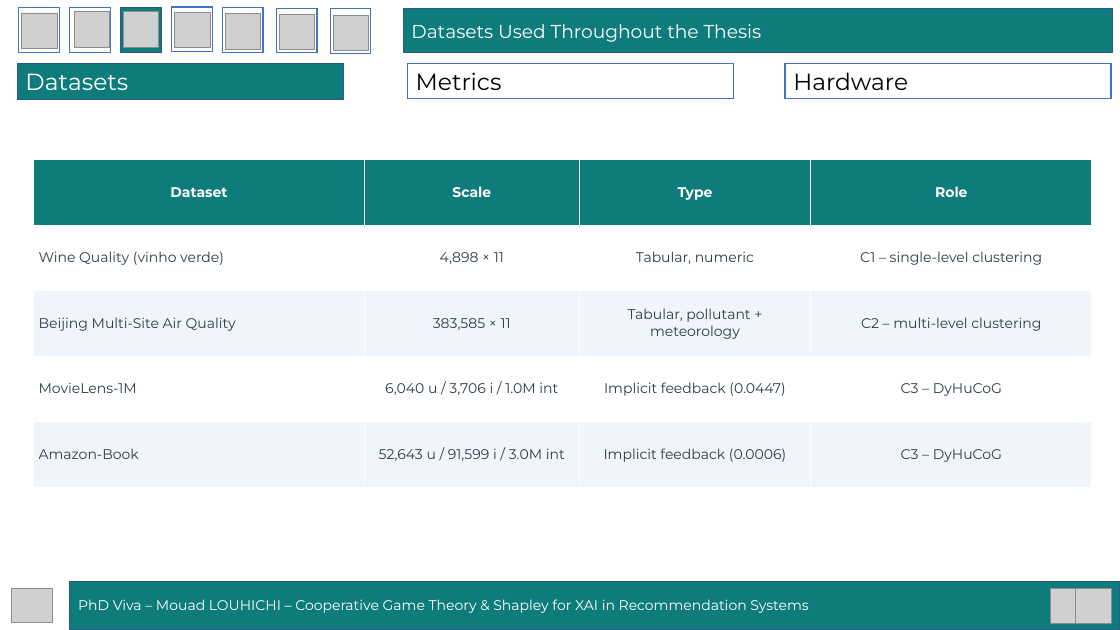
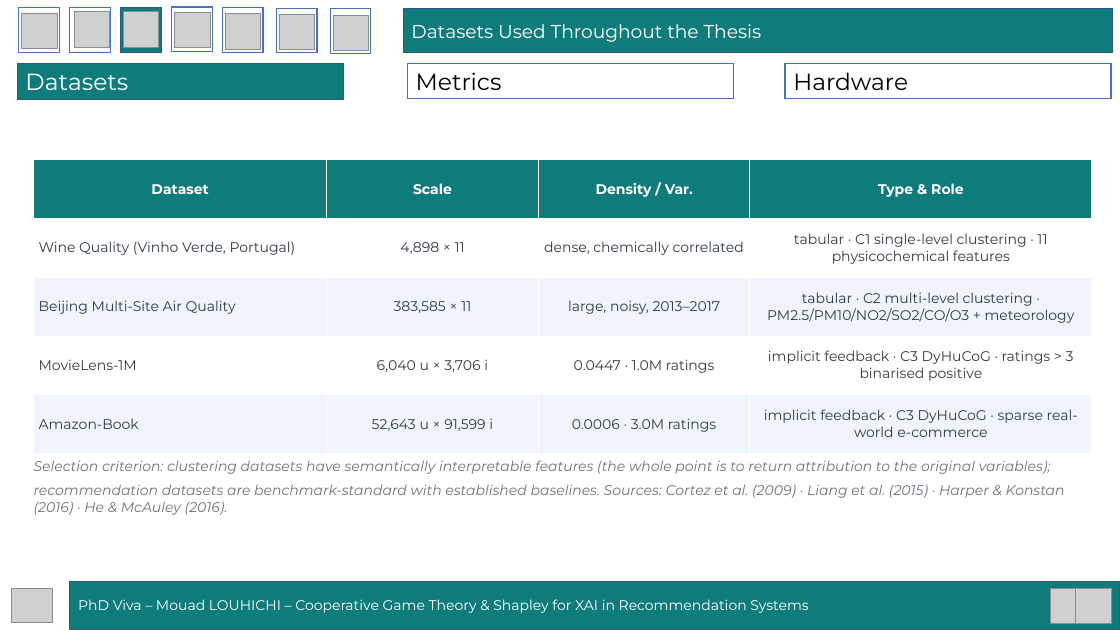
Before and after one commit to mouadlouhichi/phd-prep, a slide deck: slide 14 of viva/MOUAD_LOUHICHI_VIVA_40min.pptx. Drawn at 1120x630 pixels with LibreOffice and Linux fonts; fonts in the diff are those of the drawing; grey boxes stand for pictures. Boxes give left, top, right and bottom in pixels: in the first picture for what was removed or moved away, otherwise in the second. Text is boxed around its words. In the diff, an @@ line names an element or a change of style, - is before the commit and + after.

```diff
--- a/viva/MOUAD_LOUHICHI_VIVA_40min.pptx
+++ b/viva/MOUAD_LOUHICHI_VIVA_40min.pptx
@@ table at (34, 160, 1092, 454) @@
-row 1, column 3: Type
+row 1, column 3: Density / Var.
-row 1, column 4: Role
+row 1, column 4: Type & Role
-row 2: Wine Quality (vinho verde) | 4,898 × 11 | Tabular, numeric | C1 – single-level clustering
+row 2: Wine Quality (Vinho Verde, Portugal) | 4,898 × 11 | dense, chemically correlated | tabular · C1 single-level clustering · 11 physicochemical features
-row 3, column 3: Tabular, pollutant + meteorology
+row 3, column 3: large, noisy, 2013–2017
-row 3, column 4: C2 – multi-level clustering
+row 3, column 4: tabular · C2 multi-level clustering · PM2.5/PM10/NO2/SO2/CO/O3 + meteorology
-row 4: MovieLens-1M | 6,040 u / 3,706 i / 1.0M int | Implicit feedback (0.0447) | C3 – DyHuCoG
+row 4: MovieLens-1M | 6,040 u × 3,706 i | 0.0447 · 1.0M ratings | implicit feedback · C3 DyHuCoG · ratings > 3 binarised positive
-row 5: Amazon-Book | 52,643 u / 91,599 i / 3.0M int | Implicit feedback (0.0006) | C3 – DyHuCoG
+row 5: Amazon-Book | 52,643 u × 91,599 i | 0.0006 · 3.0M ratings | implicit feedback · C3 DyHuCoG · sparse real-world e-commerce
@@ text added at (34, 460, 1065, 515), 12 pt, text #6B7280, italic @@
+Selection criterion: clustering datasets have semantically interpretable features (the whole point is to return attribution to the original variables);
+recommendation datasets are benchmark-standard with established baselines. Sources: Cortez et al. (2009) · Liang et al. (2015) · Harper & Konstan (2016) · He & McAuley (2016).
```
Also in this commit, not shown: 4 other slides changed, 2 slides added, 2 other files.
